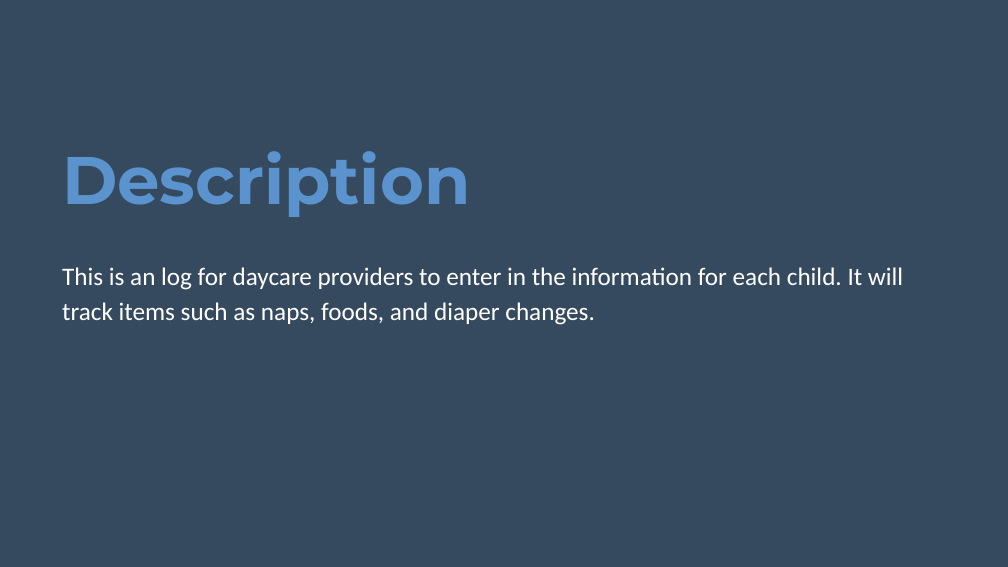
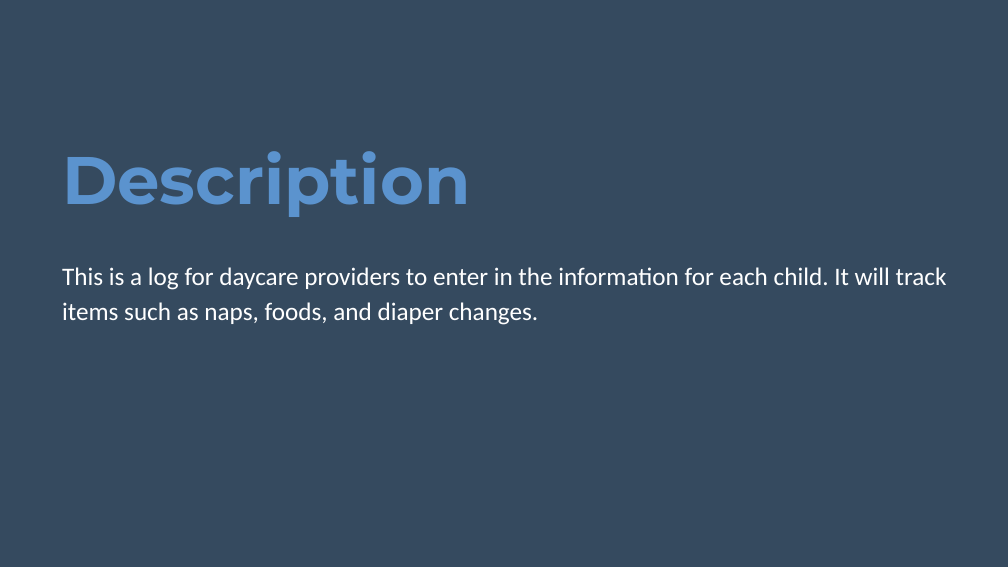
Before and after one commit to relleremily/DaycareProject, a slide deck: slide 2 of daycare-presentation.pptx. Drawn at 1008x567 pixels with LibreOffice and Linux fonts; fonts in the diff are those of the drawing; background and template pictures are left out. Boxes give left, top, right and bottom in pixels: in the first picture for what was removed or moved away, otherwise in the second. Text is boxed around its words. In the diff, an @@ line names an element or a change of style, - is before the commit and + after.

```diff
--- a/daycare-presentation.pptx
+++ b/daycare-presentation.pptx
@@ text at (62,267,947,325): text changed @@
-This is an log for daycare providers to enter in the information for each child. It will track items such as naps, foods, and diaper changes.
+This is a log for daycare providers to enter in the information for each child. It will track items such as naps, foods, and diaper changes.
```
Also in this commit, not shown: 4 other slides changed, 1 slide added, 1 slide removed, 20 other files.
